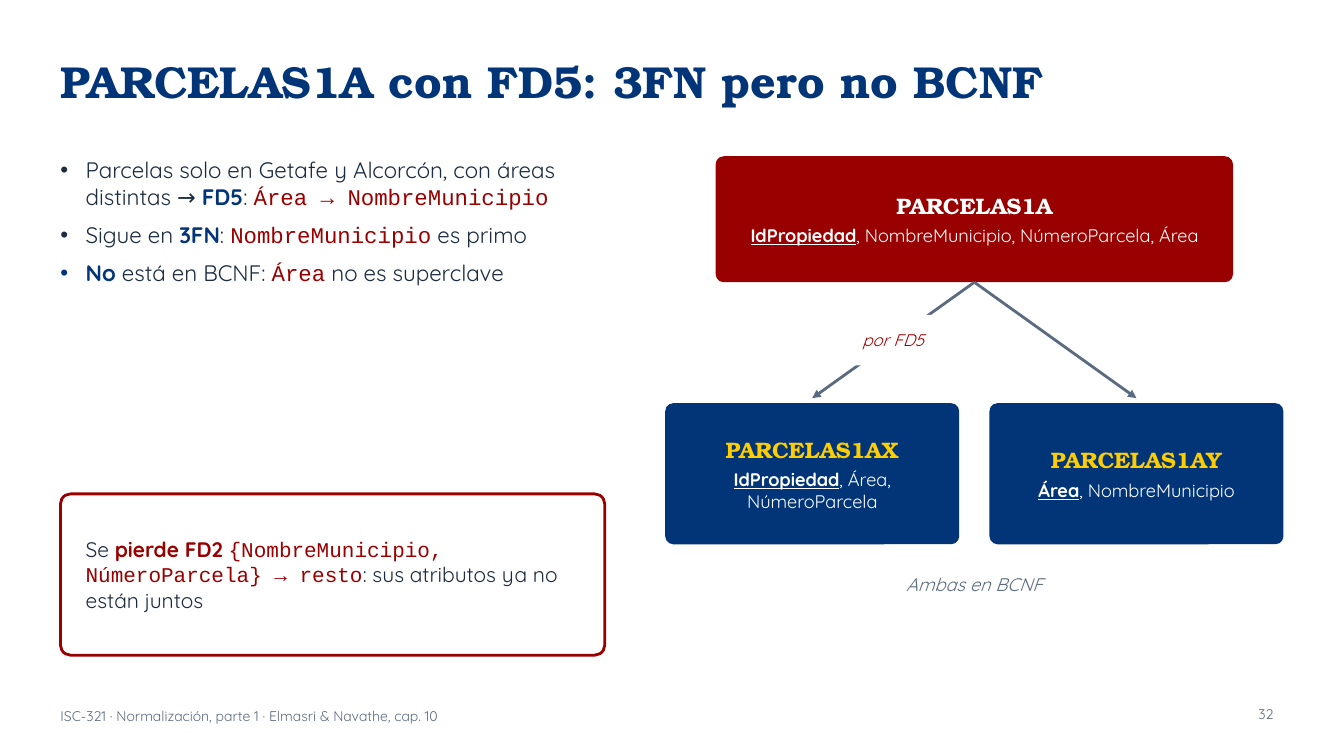
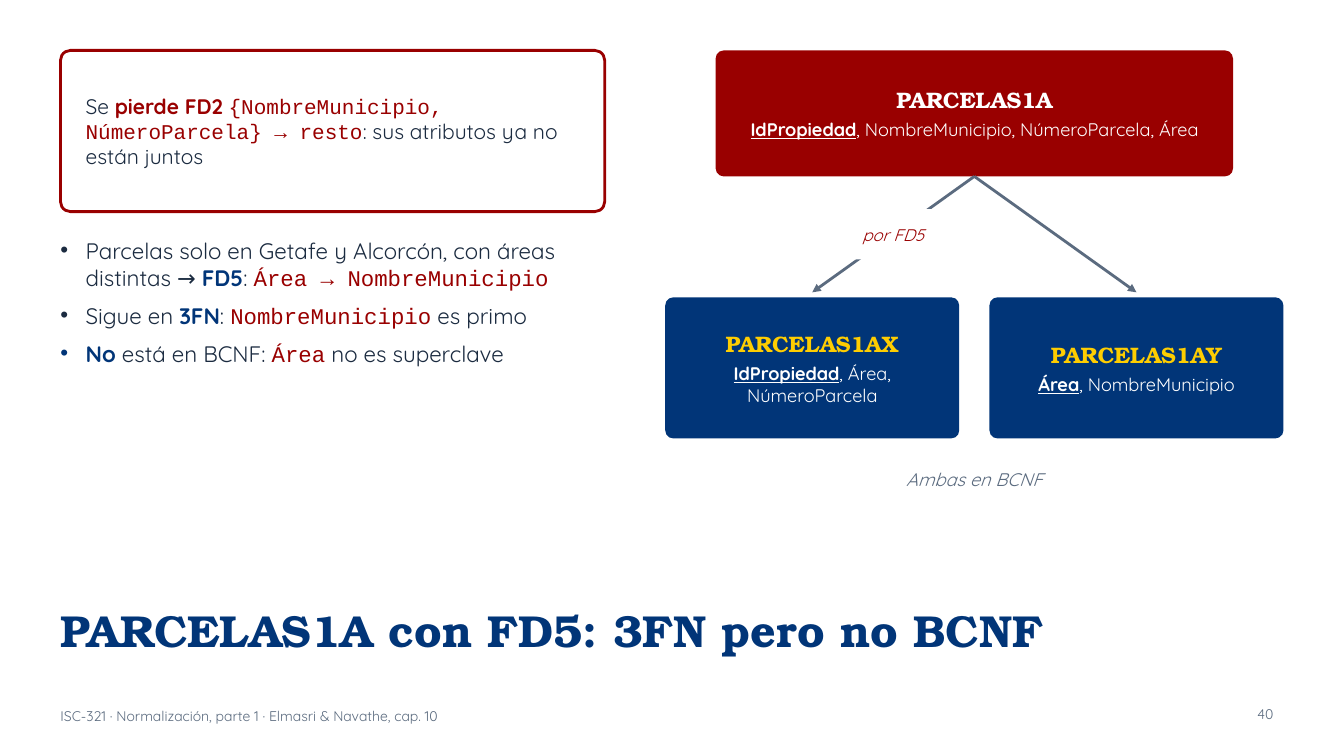
Before and after one commit to ISCODIGO/iscodigo.github.io, a slide deck: slide 40 of isc-321/unidad-3/normalizacion.pptx (slide 32 before the commit). Drawn at 1344x756 pixels with LibreOffice and Linux fonts; fonts in the diff are those of the drawing. Boxes give left, top, right and bottom in pixels: in the first picture for what was removed or moved away, otherwise in the second. Text is boxed around its words. In the diff, an @@ line names an element or a change of style, - is before the commit and + after.

```diff
--- a/isc-321/unidad-3/normalizacion.pptx
+++ b/isc-321/unidad-3/normalizacion.pptx
@@ rounded rectangle: place and size @@
-rounded rectangle at [60,494,605,655]
+rounded rectangle at [60,50,605,212]
@@ text "Se pierde FD2 {NombreMunicipio, NúmeroParcela} ...": place and size @@
-text "Se pierde FD2 {NombreMunicipio, NúmeroParcela} ..." at [86,541,558,612]
+text "Se pierde FD2 {NombreMunicipio, NúmeroParcela} ..." at [86,98,558,168]
@@ text "Parcelas solo en Getafe y ...": place and size @@
-text "Parcelas solo en Getafe y ..." at [86,161,555,286]
+text "Parcelas solo en Getafe y ..." at [86,242,555,367]
@@ 5 texts, 3 rounded rectangles, 2 arrows: place and size @@
-5 texts, 3 rounded rectangles, 2 arrows at [665,156,1285,591]
+5 texts, 3 rounded rectangles, 2 arrows at [665,50,1285,486]
@@ title "PARCELAS1A con FD5: 3FN pero ...": place and size @@
-title "PARCELAS1A con FD5: 3FN pero ..." at [60,65,1043,108]
+title "PARCELAS1A con FD5: 3FN pero ..." at [60,614,1043,657]
@@ page number at [1257,709,1273,719]: text changed @@
-32
+40
```
Also in this commit, not shown: 29 other slides changed, 8 slides added, 1 other file.
